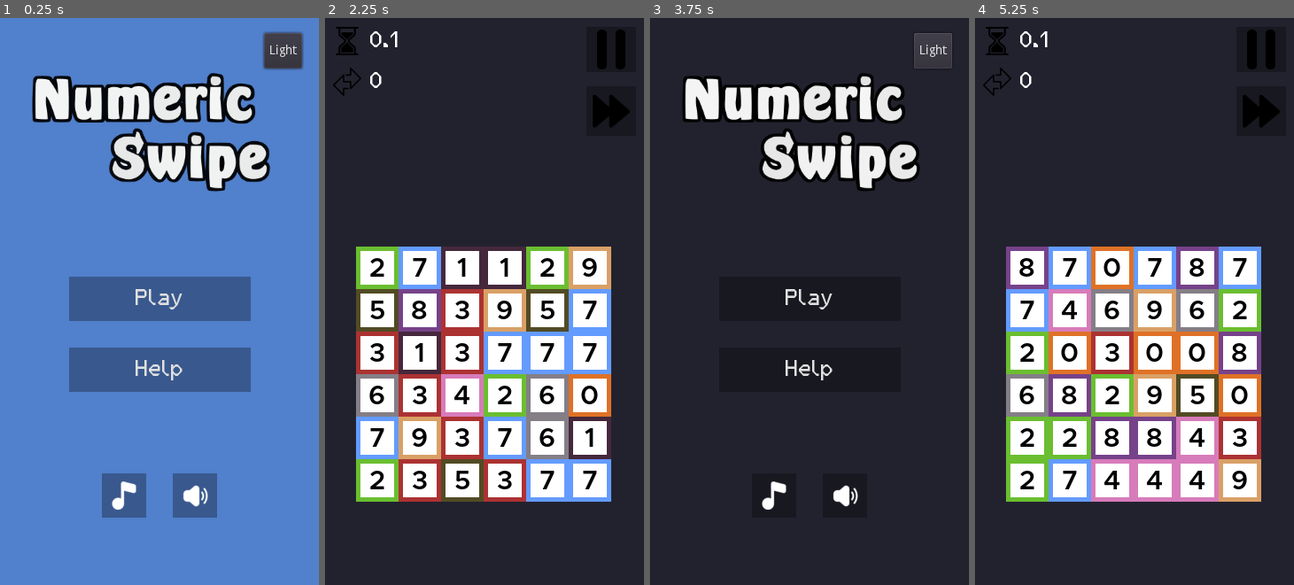
Above: before the commit, frames 1-4 (left to right).
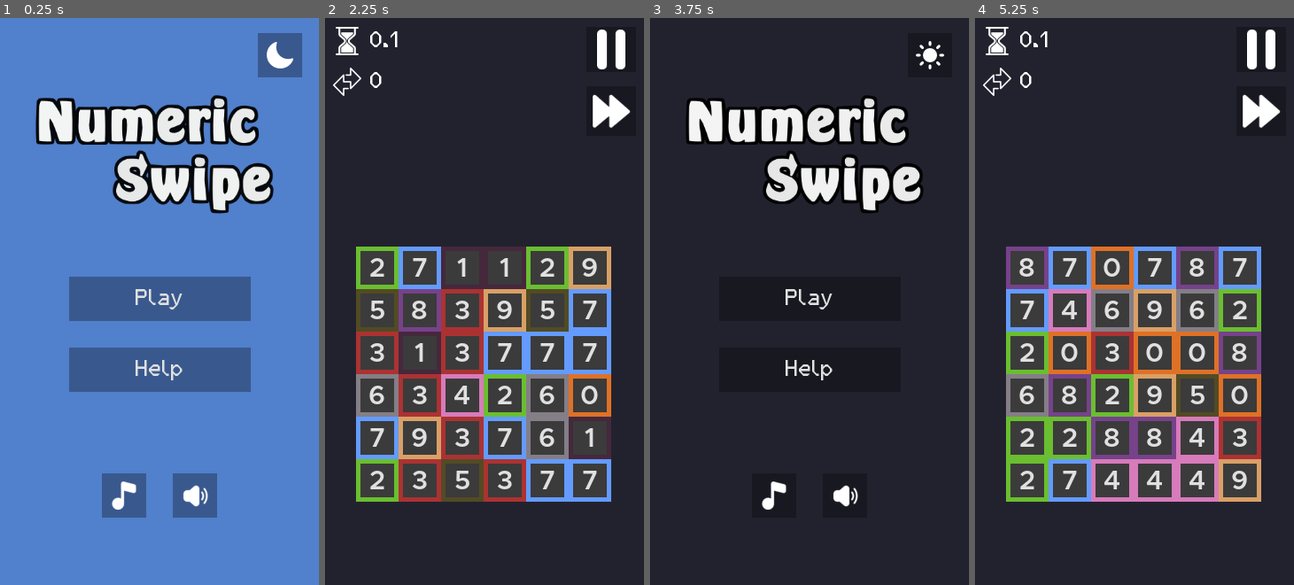
Above: after the commit, the same moments.

Repository: BKopysc/NumericSwipeG3
Game: Godot game, scene res://main.tscn
Same seed, same stepped clock (60 frames per second), same inputs: the game is played once before the commit and once after it.
Inputs (mouse positions are in pixels of both pictures, inside the frame that each line leads up to; where the layout moved, square brackets give the same spot in the first picture):
- Up to frame 1 (0.25 s): no input
- Up to frame 2 (2.25 s): click (605, 57) [608, 52] at 0.5 s; click "Play" at 1.25 s; click "Easy" at 2 s
- Up to frame 3 (3.75 s): click (937, 108) at 2.75 s; click "Back" at 3.5 s
- Up to frame 4 (5.25 s): click "Play" at 4.25 s; click "Easy" at 5 s

The runs differ from the first frame. In frame 1, 12% of the frame differs, in the area x 10-96%, y 2-35%; in frame 2, 24%, in the area x 2-96%, y 1-85%; in frame 3, 11%; in frame 4, 24%.

Commit message:
ver 1.4

Diff:
--- a/Global.gd
+++ b/Global.gd
@@ -11,8 +11,12 @@
 var is_music = true
 var is_sound = true
 
-const light_theme = {background = "#5180cc", text = "white"}
-const dark_theme = {background = "#22222f", text = "gray"}
+const light_theme = {background = "#5180cc",
+	tile_active_background = "#ffffff",
+	tile_text = "#000000"}
+const dark_theme = {background = "#22222f",
+	tile_active_background = "#3b3b3b",
+	tile_text = "#e0e0e0"}
 var active_theme = light_theme
 
 const TileVariants = {
--- a/main.gd
+++ b/main.gd
@@ -8,12 +8,19 @@
 
 # Called when the node enters the scene tree for the first time.
 func _ready():
+	_set_theme_btn()
 	_toggle_music(Global.is_music)
 
 
 # Called every frame. 'delta' is the elapsed time since the previous frame.
 #func _process(delta):
 #	pass
+
+func _set_theme_btn():
+	if(Global.active_theme == Global.light_theme):
+		$CanvasLayer/ThemeButton.icon = preload("res://assets/hud/night32.png")
+	else:
+		$CanvasLayer/ThemeButton.icon = preload("res://assets/hud/sun32.png")
 
 func _toggle_music(state):
 	if(state):
@@ -46,4 +53,5 @@
 
 func _on_ThemeButton_pressed():
 	Global.toggle_theme()
+	_set_theme_btn()
 	$Background.refresh_color()
--- a/main.tscn
+++ b/main.tscn
@@ -6,6 +6,7 @@
 [ext_resource path="res://hud/Background.tscn" type="PackedScene" id=4]
 [ext_resource path="res://assets/hud/sound32.png" type="Texture" id=5]
 [ext_resource path="res://assets/hud/music32.png" type="Texture" id=6]
+[ext_resource path="res://assets/hud/night32.png" type="Texture" id=7]
 
 [node name="Main" type="Control"]
 script = ExtResource( 1 )
@@ -15,10 +16,10 @@
 [node name="TextureRect" type="TextureRect" parent="CanvasLayer"]
 anchor_left = 0.5
 anchor_right = 0.5
-margin_left = -146.0
-margin_top = -17.0
-margin_right = 254.0
-margin_bottom = 383.0
+margin_left = -142.0
+margin_top = 8.0
+margin_right = 258.0
+margin_bottom = 408.0
 rect_scale = Vector2( 0.7, 0.7 )
 texture = ExtResource( 2 )
 
@@ -99,11 +100,14 @@
 [node name="ThemeButton" type="Button" parent="CanvasLayer"]
 anchor_left = 1.0
 anchor_right = 1.0
-margin_left = -62.0
+margin_left = -69.0
 margin_top = 17.0
 margin_right = -19.0
-margin_bottom = 57.0
-text = "Light"
+margin_bottom = 67.0
+rect_min_size = Vector2( 50, 50 )
+theme = ExtResource( 3 )
+icon = ExtResource( 7 )
+icon_align = 1
 
 [node name="Background" parent="." instance=ExtResource( 4 )]
 
--- a/tiles/SimpleTile.gd
+++ b/tiles/SimpleTile.gd
@@ -9,7 +9,7 @@
 
 # Called when the node enters the scene tree for the first time.
 func _ready():
-	pass
+	_set_theme()
 
 
 
@@ -51,6 +51,9 @@
 #func _process(delta):
 #	pass
 
+func _set_theme():
+	$TileBackground.color = Global.active_theme.tile_active_background
+	$TileTexture/TileLabel.add_color_override("font_color", Global.active_theme.tile_text)
 
 func _on_SimpleTile_mouse_entered():
 	if(!$HoverTexture.visible):
@@ -70,6 +73,7 @@
 
 func hide_tile():
 	$TileTexture/TileLabel.hide()
+	$TileBackground.hide()
 	$HoverTexture.hide()
 	$TileTexture.texture = preload("res://assets/tiles/blank.png")
 	disabled_tile = true
--- a/tiles/SimpleTile.tscn
+++ b/tiles/SimpleTile.tscn
@@ -12,12 +12,11 @@
 script = ExtResource( 1 )
 
 [node name="TileBackground" type="ColorRect" parent="."]
-visible = false
 margin_left = 4.0
 margin_top = 4.0
 margin_right = 44.0
 margin_bottom = 44.0
-color = Color( 0.352941, 0.262745, 0.866667, 1 )
+color = Color( 0.231373, 0.231373, 0.231373, 1 )
 
 [node name="TileTexture" type="TextureRect" parent="."]
 margin_right = 48.0
@@ -34,7 +33,7 @@
 margin_top = -21.0
 margin_right = 24.0
 margin_bottom = 24.0
-custom_colors/font_color = Color( 0, 0, 0, 1 )
+custom_colors/font_color = Color( 0.878431, 0.878431, 0.878431, 1 )
 custom_fonts/font = ExtResource( 2 )
 text = "7"
 align = 1
--- a/tiles/TileContainer.tscn
+++ b/tiles/TileContainer.tscn
@@ -10,7 +10,7 @@
 [node name="ColorRect" type="ColorRect" parent="."]
 margin_right = 288.0
 margin_bottom = 288.0
-color = Color( 1, 1, 1, 0.454902 )
+color = Color( 0.780392, 0.780392, 0.780392, 0 )
 
 [node name="Container" type="Container" parent="."]
 margin_right = 40.0
Binary file changed: assets/hud/arrows.png
Binary file changed: assets/hud/fast-forward.png
Binary file added: assets/hud/night32.png
Not shown, added: assets/hud/night32.png.import
Binary file changed: assets/hud/pause64.png
Binary file changed: assets/hud/sand-clock.png
Binary file added: assets/hud/sun32.png
Not shown, added: assets/hud/sun32.png.import
Binary file changed: assets/tiles/default.png
Binary file changed: assets/tiles/tile0.png
Binary file changed: assets/tiles/tile1.png
Binary file changed: assets/tiles/tile2.png
(and 9 more such lines)
